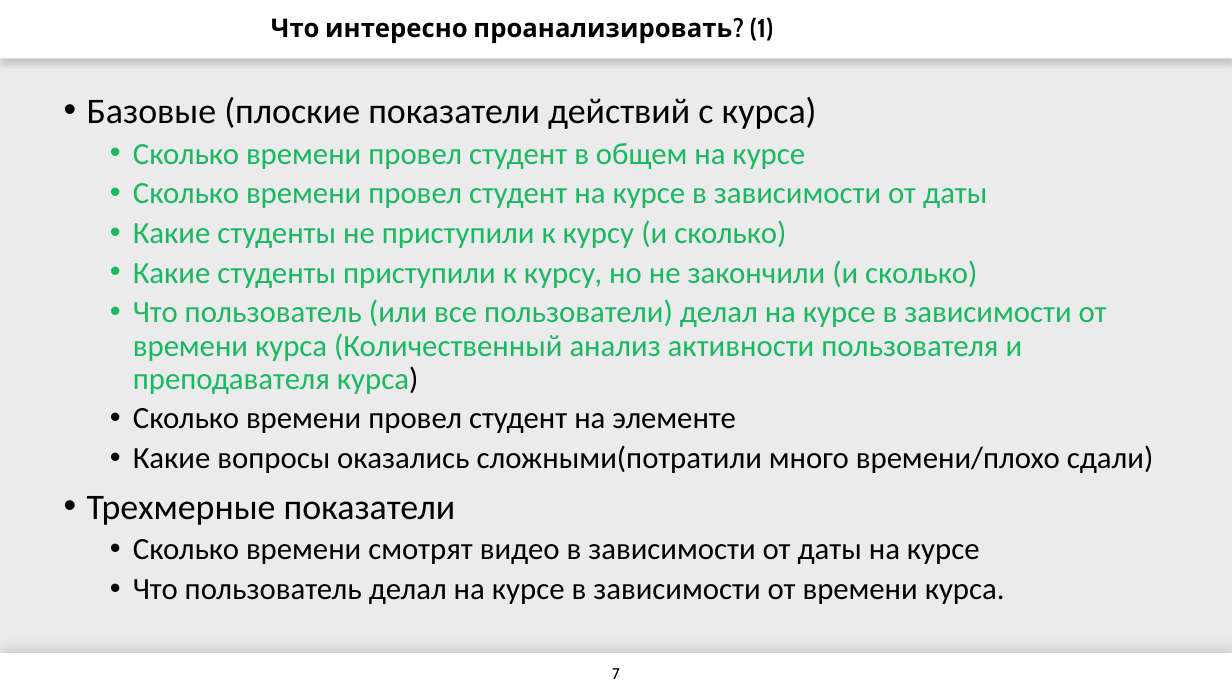
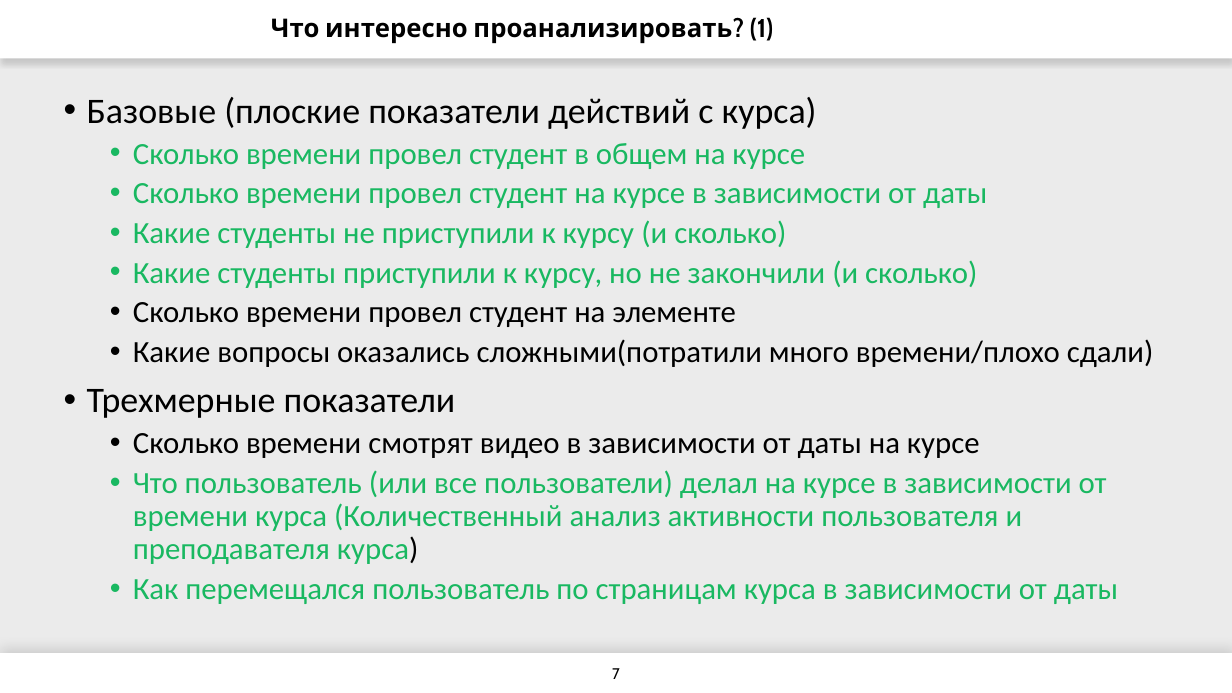
Before and after one commit to mandarinSh/OpenPolyEdu, a slide deck: slide 7 of docs/2019_OpenEdu_Logs_Analytics_v1.pptx. Drawn at 1232x693 pixels with LibreOffice and Linux fonts; fonts in the diff are those of the drawing; background and template pictures are left out. Boxes give left, top, right and bottom in pixels: in the first picture for what was removed or moved away, otherwise in the second. Text is boxed around its words. In the diff, an @@ line names an element or a change of style, - is before the commit and + after.

```diff
--- a/docs/2019_OpenEdu_Logs_Analytics_v1.pptx
+++ b/docs/2019_OpenEdu_Logs_Analytics_v1.pptx
@@ text at (133,299,1107,394): paragraph removed @@
-  • Что пользователь (или все пользователи) делал на курсе в зависимости от времени курса (Количественный анализ активности пользователя и преподавателя курса)
@@ text at (133,470,1118,604): text changed; text colour #000000 to #19B861 @@
-  • Что пользователь делал на курсе в зависимости от времени курса.
+  • Что пользователь (или все пользователи) делал на курсе в зависимости от времени курса (Количественный анализ активности пользователя и преподавателя курса)
+  • Как перемещался пользователь по страницам курса в зависимости от даты
```
Also in this commit, not shown: 4 other files.
